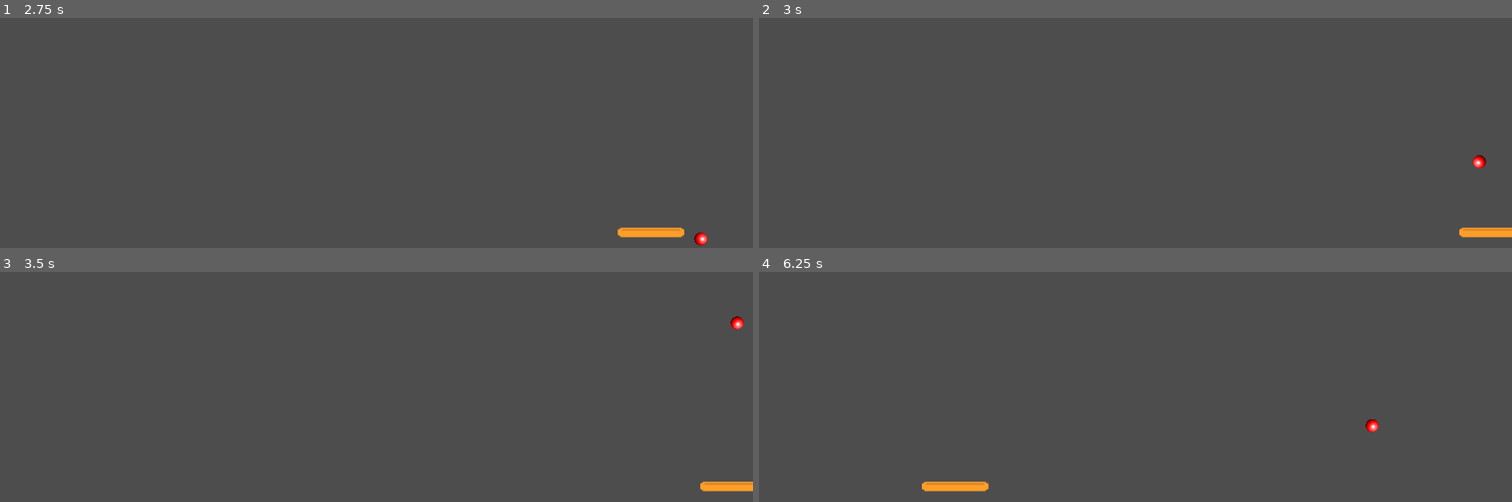
Above: before the commit, frames 1-4 (two rows, left to right).
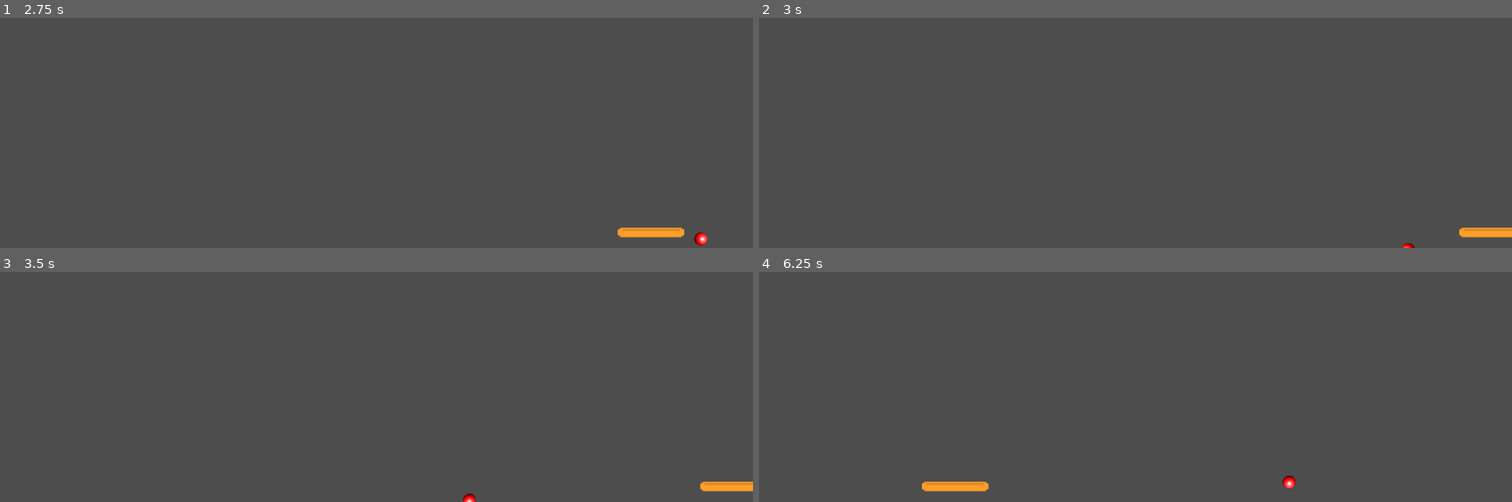
Above: after the commit, the same moments.

Repository: Archaoss/OneLastBrick
Game: Godot game, scene res://main.tscn
Two runs of this game, one before a commit and one after it. Both use one fixed random seed, a clock stepped at 60 frames per second and the inputs below.
Inputs:
- Up to frame 1 (2.75 s): hold D (move_right) 0.53-1.28 s; hold A (move_left) 1.28-2.03 s; hold D (move_right) from 2.03 s (still down)
- Up to frame 2 (3 s): keep holding D (move_right)
- Up to frame 3 (3.5 s): keep holding D (move_right)
- Up to frame 4 (6.25 s): release D (move_right) at 3.53 s; hold A (move_left) 3.53-5.78 s; hold D (move_right) from 5.78 s (still down)

Frame 1 is identical in both runs. In frame 2, 0.1% of the frame differs, in the area x 85-97%, y 59-100%; in frame 3, 0.1%; in frame 4, 0.2%, in the area x 69-83%, y 64-95%.
Error after the commit: Cannot call method 'queue_free' on a null value. (res://scripts/walls.gd:8)

Commit message:
programatically generate walls

Diff:
--- a/src/scripts/walls.gd
+++ b/src/scripts/walls.gd
@@ -1,10 +1,16 @@
 extends StaticBody2D
 
 @onready var viewport_rect := get_viewport_rect()
-@export var diag_offset := 10
+@export var corner_offset := 10 # px
 
 
 func _ready():
+	$Dummy.queue_free()
+	instantiate_walls()
+	instantiate_corners()
+
+
+func instantiate_walls() -> void:
 	var wall : CollisionShape2D
 
 	wall = CollisionShape2D.new()
@@ -30,3 +36,47 @@
 	wall.shape = WorldBoundaryShape2D.new()
 	wall.shape.normal = Vector2(0, -1)
 	add_child(wall)
+
+
+func instantiate_corners() -> void:
+	var p := viewport_rect.position
+	var s := viewport_rect.size
+	var o := corner_offset
+
+	var wall : CollisionShape2D
+
+  # bottom left
+	wall = CollisionShape2D.new()
+	wall.shape = WorldBoundaryShape2D.new()
+	wall.shape.normal = Vector2(1, 1)
+	wall.position = p + o * wall.shape.normal
+	print(wall.shape.normal)
+	print(wall.position)
+	add_child(wall)
+
+  # bottom right
+	wall = CollisionShape2D.new()
+	wall.shape = WorldBoundaryShape2D.new()
+	wall.shape.normal = Vector2(-1, 1)
+	wall.position = Vector2(s.x - o, o)
+	print(wall.shape.normal)
+	print(wall.position)
+	add_child(wall)
+
+	# top left
+	wall = CollisionShape2D.new()
+	wall.shape = WorldBoundaryShape2D.new()
+	wall.shape.normal = Vector2(1, -1)
+	wall.position = Vector2(o, s.y - o)
+	print(wall.shape.normal)
+	print(wall.position)
+	add_child(wall)
+
+	# top right
+	wall = CollisionShape2D.new()
+	wall.shape = WorldBoundaryShape2D.new()
+	wall.shape.normal = Vector2(-1, -1)
+	wall.position = s + o * wall.shape.normal
+	print(wall.shape.normal)
+	print(wall.position)
+	add_child(wall)
